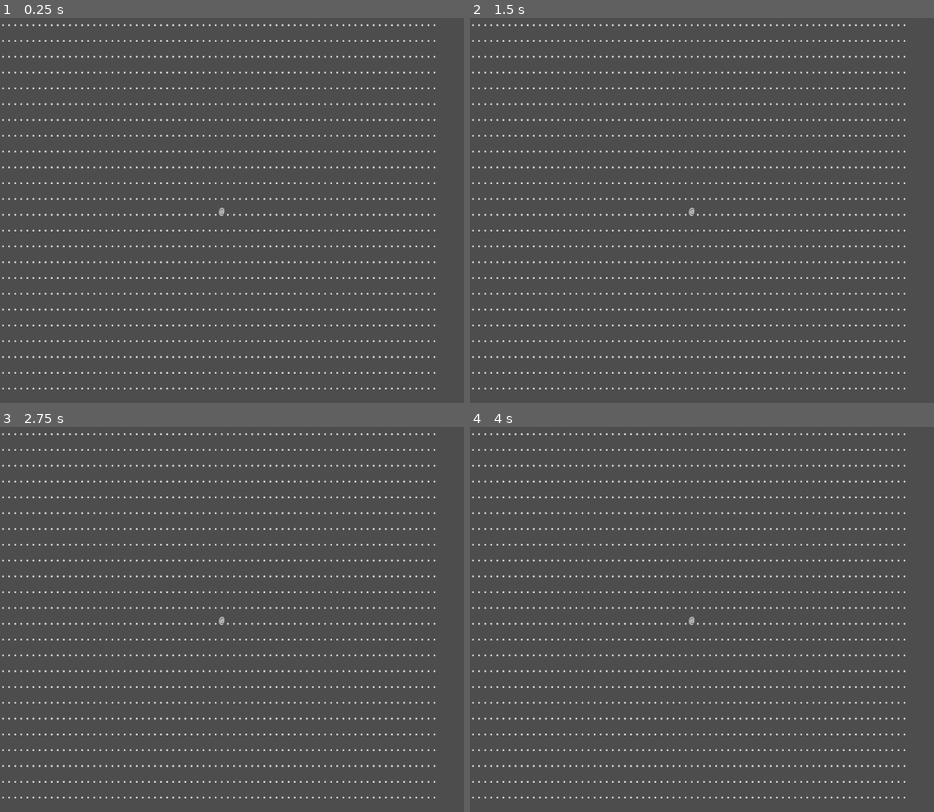
Above: before the commit, frames 1-4 (two rows, left to right).
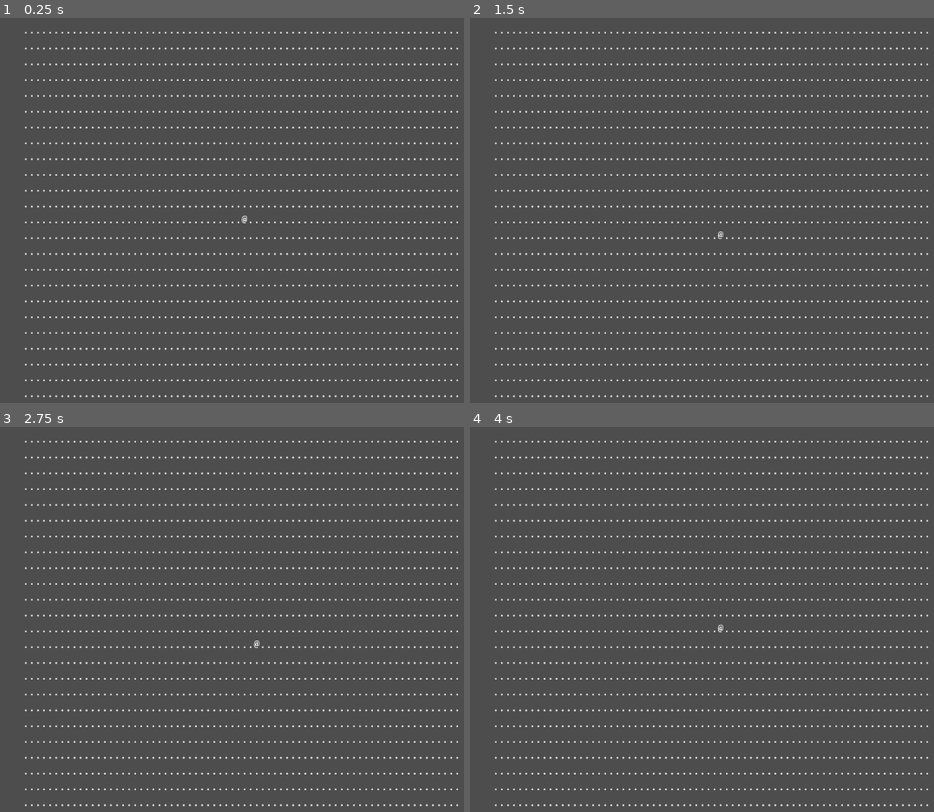
Above: after the commit, the same moments.

Repository: Kristjan-Kessel/GodotRogue
Game: Godot game, scene res://Scenes/main.tscn
Same seed, same stepped clock (60 frames per second), same inputs: the game is played once before the commit and once after it.
Inputs:
- Up to frame 1 (0.25 s): no input
- Up to frame 2 (1.5 s): tap Enter at 0.5 s; hold Right (ui_right) 0.53-1.28 s; tap Space at 1.25 s; hold Down (ui_down) from 1.28 s (still down)
- Up to frame 3 (2.75 s): tap Enter at 2 s; release Down (ui_down) at 2.03 s; hold Right (ui_right) from 2.03 s (still down)
- Up to frame 4 (4 s): tap Space at 2.75 s; release Right (ui_right) at 2.78 s; hold Up (ui_up) 2.78-3.53 s; tap Enter at 3.5 s; hold Left (ui_left) from 3.53 s (still down)

The runs differ from the first frame. In frame 1, 8.4% of the frame differs, in the area x 0-99%, y 1-99%; in frame 2, 8.4%; in frame 3, 8.4%; in frame 4, 8.4%.

Commit message:
Add player moving through map grid

Diff:
--- a/Scenes/Level.tscn
+++ /dev/null
@@ -1,12 +0,0 @@
-[gd_scene load_steps=3 format=3 uid="uid://c4h6rcw6j1p8"]
-
-[ext_resource type="Script" path="res://Scripts/level.gd" id="1_dfamc"]
-[ext_resource type="FontFile" uid="uid://bx2lyt3o5pdbd" path="res://RobotoMono-Medium.ttf" id="2_ywvfb"]
-
-[node name="Level" type="Node2D"]
-script = ExtResource("1_dfamc")
-
-[node name="MapLabel" type="Label" parent="."]
-offset_right = 40.0
-offset_bottom = 23.0
-theme_override_fonts/font = ExtResource("2_ywvfb")
--- a/Scenes/main.tscn
+++ b/Scenes/main.tscn
@@ -1,9 +1,18 @@
-[gd_scene load_steps=3 format=3 uid="uid://cv4l8fxqy3bof"]
+[gd_scene load_steps=4 format=3 uid="uid://cv4l8fxqy3bof"]
 
 [ext_resource type="Script" path="res://Scripts/main.gd" id="1_iie3f"]
-[ext_resource type="PackedScene" uid="uid://c4h6rcw6j1p8" path="res://Scenes/Level.tscn" id="2_tyo10"]
+[ext_resource type="FontFile" uid="uid://bx2lyt3o5pdbd" path="res://RobotoMono-Medium.ttf" id="3_hncvb"]
+[ext_resource type="Script" path="res://Scripts/player.gd" id="3_s7dad"]
 
 [node name="Main" type="Node2D"]
 script = ExtResource("1_iie3f")
 
-[node name="Level" parent="." instance=ExtResource("2_tyo10")]
+[node name="Player" type="Node2D" parent="."]
+script = ExtResource("3_s7dad")
+
+[node name="Label" type="Label" parent="."]
+offset_right = 40.0
+offset_bottom = 23.0
+theme_override_fonts/font = ExtResource("3_hncvb")
+
+[connection signal="player_move" from="Player" to="." method="_on_player_move"]
--- a/Scripts/level.gd
+++ /dev/null
@@ -1,27 +0,0 @@
-extends Node2D
-
-var map_data : Array = []
-
-func _ready():
-	generate_map()
-	render_map()
-
-func generate_map():
-	map_data.clear()
-	for y in range(Globals.map_height):
-		var row = []
-		for x in range(Globals.map_width):
-			row.append(Constants.FLOOR)
-		map_data.append(row)
-	map_data[Globals.map_height/2][Globals.map_width/2] = Constants.PLAYER
-
-
-func render_map():
-	var map_str = ""
-	for y in range(Globals.map_height):
-		for x in range(Globals.map_width):
-			map_str += map_data[y][x]
-		map_str += "\n"
-
-	var label = get_node("MapLabel")
-	label.text = map_str
--- a/Scripts/main.gd
+++ b/Scripts/main.gd
@@ -1,5 +1,45 @@
 extends Node2D
+
+var map_data : Array = []
+@onready var level = $Label
+@onready var player = $Player
 
 func _ready():
 	Globals.initialize_randomness()
 	print("Using seed: ", Globals.rng_seed)
+	generate_map()
+	render_map()
+
+func generate_map():
+	map_data.clear()
+	for y in range(Globals.map_height):
+		var row = []
+		for x in range(Globals.map_width):
+			row.append(Constants.FLOOR)
+		map_data.append(row)
+	position = Vector2(Globals.map_width / 2, Globals.map_height / 2)
+	map_data[position.y][position.x] = Constants.PLAYER
+	player.position = position;
+
+func render_map():
+	var map_str = ""
+	for y in range(Globals.map_height):
+		for x in range(Globals.map_width):
+			map_str += map_data[y][x]
+		map_str += "\n"
+
+	level.text = map_str
+
+func _on_player_move(new_position: Vector2) -> void:
+	#check for valid moves, and if its an attack here
+	new_position.x = clamp(new_position.x, 0, Globals.map_width-1)
+	new_position.y = clamp(new_position.y, 0, Globals.map_height-1)
+
+	map_data[player.position.y][player.position.x] = Constants.FLOOR
+	player.position = new_position;
+	map_data[player.position.y][player.position.x] = Constants.PLAYER
+
+	on_action_taken();
+
+func on_action_taken():
+	render_map()
--- /dev/null
+++ b/Scripts/player.gd
@@ -0,0 +1,24 @@
+extends Node
+
+signal action_taken()
+signal player_move(new_position)
+
+var position : Vector2 = Vector2.ZERO
+
+func _ready() -> void:
+	pass
+
+func _process(delta: float) -> void:
+	var move_direction = Vector2.ZERO;
+	if Input.is_action_just_pressed("ui_up"):
+		move_direction = Vector2(0, -1)
+	elif Input.is_action_just_pressed("ui_down"):
+		move_direction = Vector2(0, 1)
+	elif Input.is_action_just_pressed("ui_left"):
+		move_direction = Vector2(-1, 0)
+	elif Input.is_action_just_pressed("ui_right"):
+		move_direction = Vector2(1, 0)
+	else:
+		return
+
+	emit_signal("player_move", position+move_direction)
